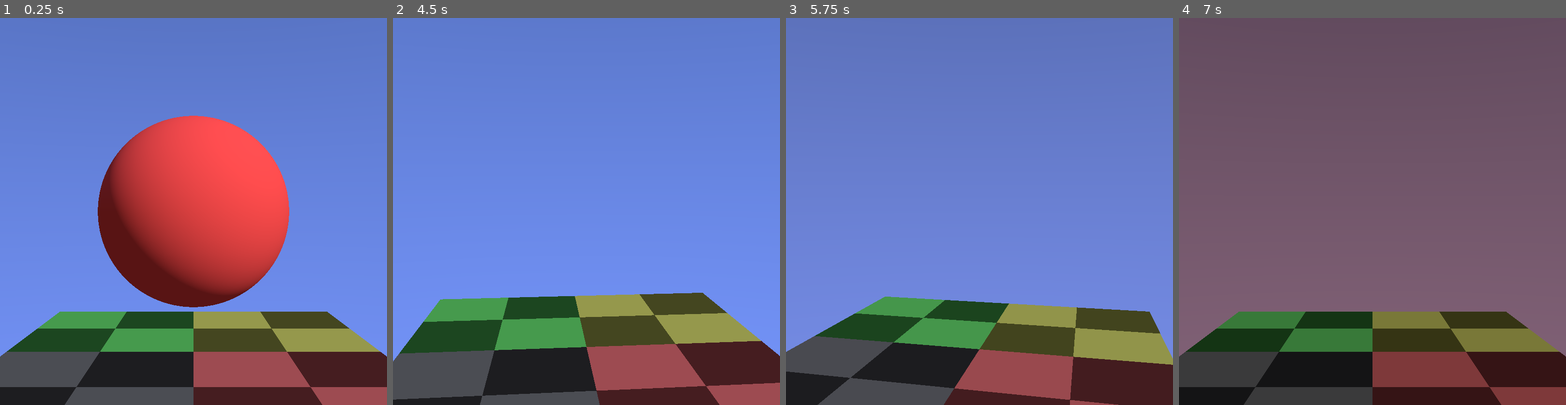
Above: before the commit, frames 1-4 (left to right).
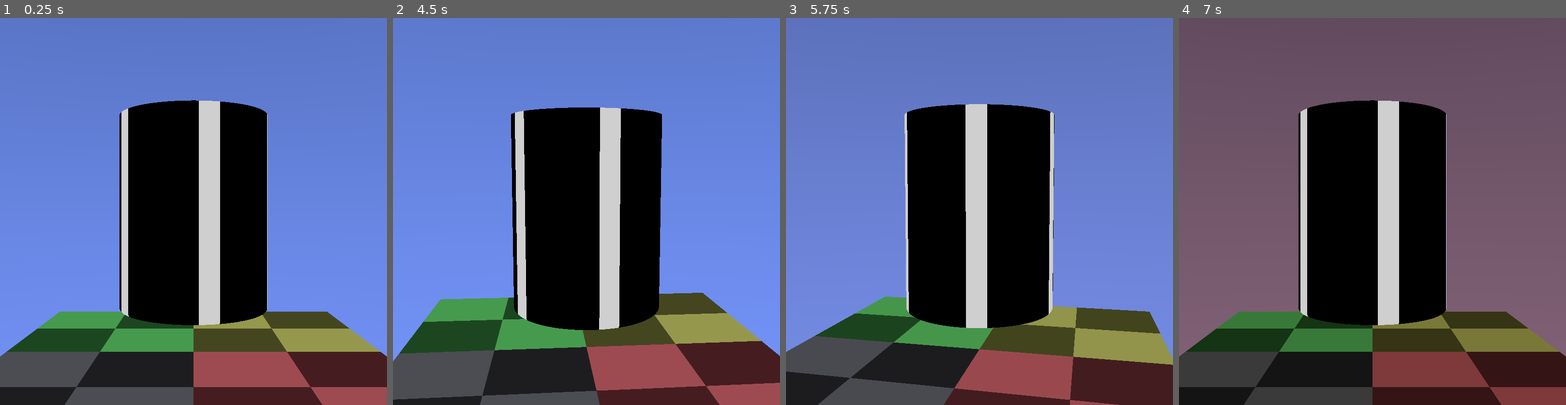
Above: after the commit, the same moments.

Repository: timo-eberl/realtime-graphics-exercises
Game: Godot game, scene res://tester.tscn
Same seed, same stepped clock (60 frames per second), same inputs: the game is played once before the commit and once after it.
Inputs (mouse positions are in pixels of both pictures, inside the frame that each line leads up to):
- Up to frame 1 (0.25 s): no input
- Up to frame 2 (4.5 s): tap Enter at 0.5, 2.75 s; move the mouse to (605, 211) at 0.52 s; tap R at 0.6 s; move the mouse to (567, 211) at 1.27 s; tap M at 1.35 s; tap Space at 2, 4.25 s; move the mouse to (594, 203) at 2.02 s; tap N at 2.1 s; move the mouse to (582, 219) at 2.77 s; tap L at 2.85 s; move the mouse to (613, 215) at 3.52 s; tap 1 at 3.6 s; move the mouse to (555, 207) at 4.27 s; tap 2 at 4.35 s
- Up to frame 3 (5.75 s): tap Enter at 5 s; move the mouse to (983, 211) at 5.02 s; tap P at 5.1 s
- Up to frame 4 (7 s): tap Space at 5.75 s; move the mouse to (1357, 203) at 5.77 s; tap R at 5.85 s; move the mouse to (1391, 211) at 6.52 s; tap M at 6.6 s

The runs differ from the first frame. In frame 1, 24% of the frame differs, in the area x 25-75%, y 21-80%; in frame 2, 21%; in frame 3, 21%; in frame 4, 22%.

Commit message:
add sdf and UVs

Diff:
--- a/project-1/src/tester.gdshader
+++ b/project-1/src/tester.gdshader
@@ -298,13 +298,47 @@
 //
 // eventual modifications are limited to make them work in this code environment and/or cosmetic
 
-// ... paste here ...
+float sdSphere( vec3 p, float s ) {
+	return length(p)-s;
+}
+
+float sdBox( vec3 p, vec3 b ) {
+	vec3 q = abs(p) - b;
+	return length(max(q,0.0)) + min(max(q.x,max(q.y,q.z)),0.0);
+}
+
+float sdBoxFrame( vec3 p, vec3 b, float e ) {
+	p = abs(p)-b;
+	vec3 q = abs(p+e)-e;
+	return min(min(
+	length(max(vec3(p.x,q.y,q.z),0.0))+min(max(p.x,max(q.y,q.z)),0.0),
+	length(max(vec3(q.x,p.y,q.z),0.0))+min(max(q.x,max(p.y,q.z)),0.0)),
+	length(max(vec3(q.x,q.y,p.z),0.0))+min(max(q.x,max(q.y,p.z)),0.0));
+}
+
+float sdCappedCylinder( vec3 p, float h, float r ) {
+	vec2 d = abs(vec2(length(p.xz),p.y)) - vec2(r,h);
+	return min(max(d.x,d.y),0.0) + length(max(d,0.0));
+}
+
+float opOnion( in float sdf, in float thickness ) {
+	return abs(sdf)-thickness;
+}
+
+float opSubtraction( float d1, float d2 ) {
+	return max(-d1,d2);
+}
 
 // end of SDF primitives and operations based on Inigo Quilez' code
 
-
 float sdf(vec3 p) {
-	return length(p - P) - lambda;
+	vec3 offset = vec3(0,-1,0);
+	p -= offset;
+
+	float box = sdBox(p - P - vec3(0,4.0,0), vec3(2.0));
+	float cylinder = sdCappedCylinder(p - P - vec3(0,1.5,0), 1.5, 0.75);
+	float cylinder_boundary = opOnion(cylinder, 0.03);
+	return opSubtraction(box, cylinder_boundary);
 }
 
 vec3 gradient(vec3 p) {
@@ -321,6 +355,11 @@
 	);
 }
 
+float calcTexcoordU(vec2 dir) {
+	float longitude = atan(-dir.y, dir.x); // [-pi;pi]
+	return (longitude / 3.141) * 0.5 + 0.5; // [0;1]
+}
+
 vec3 sphereTraceRay(Ray ray) {
 
 	// step front-to-back over the ray
@@ -338,7 +377,13 @@
 
 	if (d < EPSILON) { // shade surface
 		vec3 normal = normalize(gradient(p));
-		return shade(_colorB, p, normal);
+		vec2 normal_plane = normalize(vec2(p.x, p.z));
+		vec3 color = _colorB;
+		vec2 uv = vec2(calcTexcoordU(normal_plane), (p.y * 0.5) + 0.5);
+		uv.x += 0.5 / 5.0;
+		color = vec3(float(fract(uv.x * 5.0) < 0.2));
+		return color;
+		//return shade(color, p, normal);
 	} else {
 		return background(ray);
 	}
